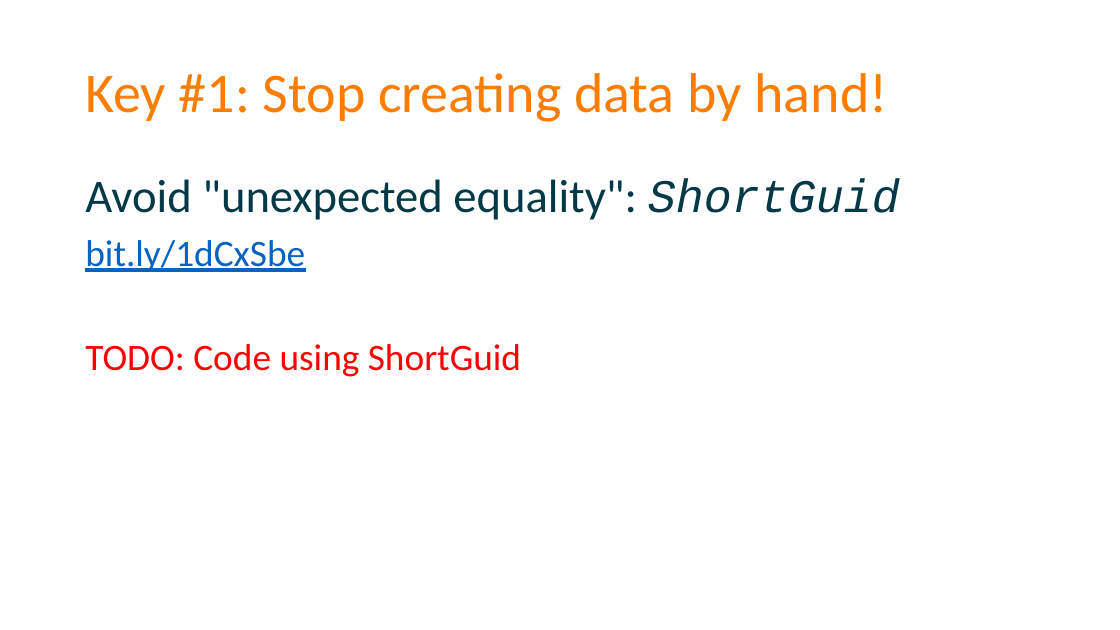
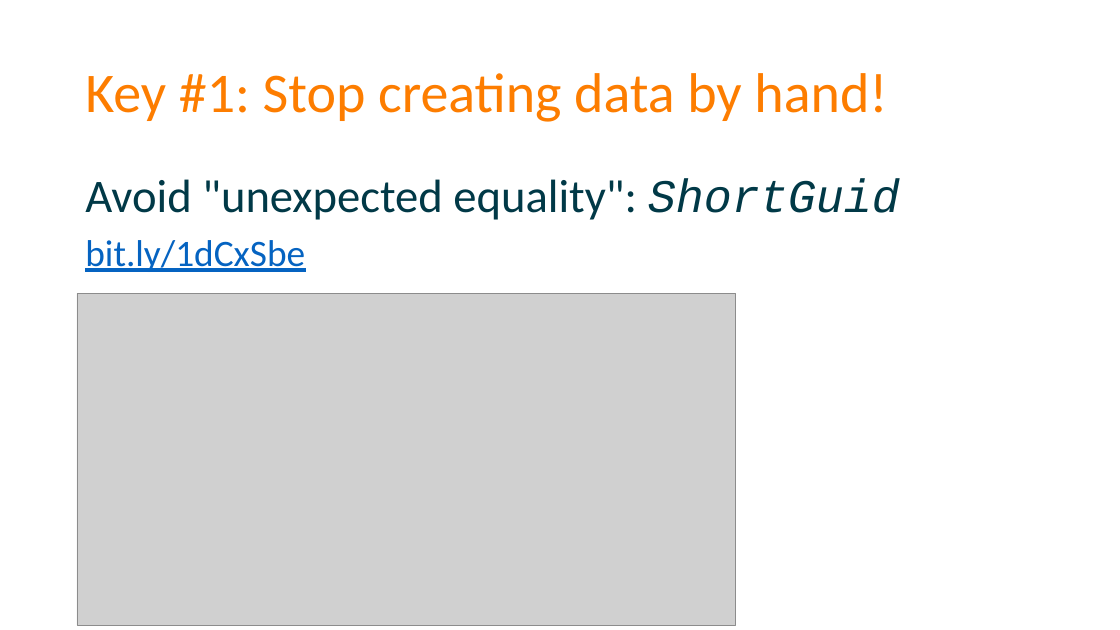
Before and after one commit to spetryjohnson/Talk-Patterns_of_Effective_Test_Setup, a slide deck: slide 55 of POETS - CodeMash 2017.pptx (slide 51 before the commit). Drawn at 1120x630 pixels with LibreOffice and Linux fonts; fonts in the diff are those of the drawing; grey boxes stand for pictures. Boxes give left, top, right and bottom in pixels: in the first picture for what was removed or moved away, otherwise in the second. Text is boxed around its words. In the diff, an @@ line names an element or a change of style, - is before the commit and + after.

```diff
--- a/POETS - CodeMash 2017.pptx
+++ b/POETS - CodeMash 2017.pptx
@@ picture added at <box>77,293,736,625</box> @@
@@ text at <box>85,344,521,377</box>: paragraph removed @@
-TODO: Code using ShortGuid
```
Also in this commit, not shown: 9 other slides changed, 4 slides added, 9 other files.
